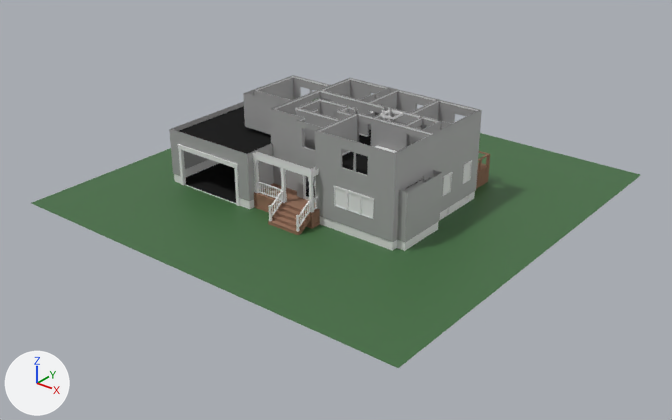
Renders of the Blender file fishtank_v2.blend from each side of a commit.
Camera for both pictures: a camera (50 mm lens) standing at (28.7, -51.2, 27.2) and looking at (-7.1, -6.4, -0.6). The lights are fixed; the arrows at lower left show +X, +Y and +Z.

The scene before the commit, as lines of its bpy script (objects in view):
```python
ob_b_garage_floor = bpy.data.objects.new('b_garage_floor', me_plane_041)
ob_b_garage_floor.location = (0.0, 0.0, 0.0)
ob_roof_outside_trims = bpy.data.objects.new('roof_outside_trims', me_plane_015)
ob_roof_outside_trims.location = (0.0, 0.0, 0.0)
ob_roof_walls_outside = bpy.data.objects.new('roof_walls_outside', me_plane_051)
ob_roof_walls_outside.location = (0.0, 0.0, 0.0)
ob_roofs_outside_top = bpy.data.objects.new('roofs_outside_top', me_plane_012)
ob_roofs_outside_top.location = (0.0, 0.0, 0.0)
ob_upstairs_windows = bpy.data.objects.new('upstairs_windows', me_cube_054)
ob_upstairs_windows.location = (0.0, 0.0, 0.0)
ob_upstairs_windows_frames = bpy.data.objects.new('upstairs_windows_frames', me_cube_053)
ob_upstairs_windows_frames.location = (0.0, 0.0, 0.0)
# also in view: 'porch_main.003' at (-8.3, -10.2, 0.7); 'OUTSIDE GROUND' at (-7.9, -4.3, 0.0); 'ff_garage_ceiling' at (-14.6, -6.6, 3.5); 'ff_inner_walls' at (-7.3, -4.6, 4.8); 'b_walls' at (-8.8, -5.5, -0.6)
```
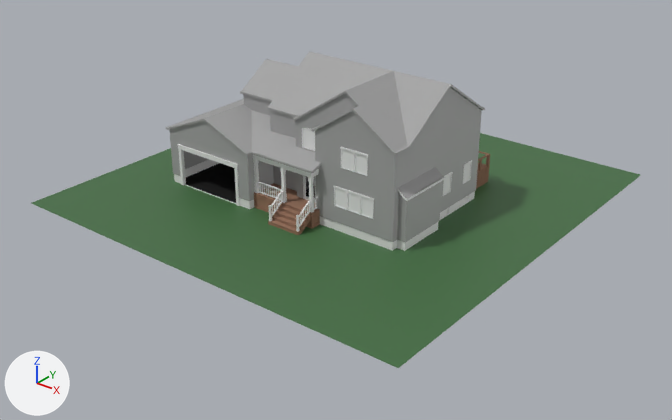
What differs and where, as boxes (x1, y1, x2, y2) in the pictures (672 x 420 px):
'roofs_outside_top', shown: after (167, 51, 484, 199)
'roof_walls_outside', shown: after (170, 87, 481, 169)
'roof_outside_trims', shown: after (166, 84, 485, 201)
'upstairs_windows', shown: after (303, 129, 367, 175)
'upstairs_windows_frames', shown: after (302, 128, 368, 176)
'ff_inner_walls', unchanged, covered by the edit: before (254, 86, 452, 154)
'ff_garage_ceiling', unchanged, covered by the edit: before (179, 106, 271, 154)

The change, as a list of edits to the scene's bpy script:
```text
Change ob_roofs_outside_top:
    remove ob_roofs_outside_top.hide_set(True)  # its collection is switched off
Change ob_roof_outside_trims:
    remove ob_roof_outside_trims.hide_set(True)  # its collection is switched off
Change ob_roof_walls_outside:
    remove ob_roof_walls_outside.hide_set(True)  # its collection is switched off
Change ob_upstairs_windows_frames:
    remove ob_upstairs_windows_frames.hide_set(True)
Change ob_upstairs_windows:
    remove ob_upstairs_windows.hide_set(True)
```
